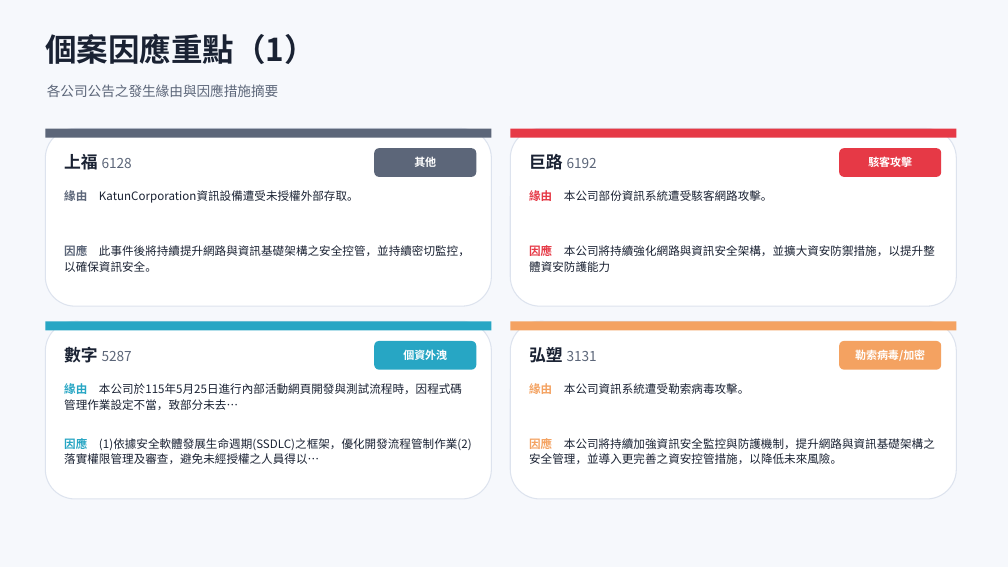
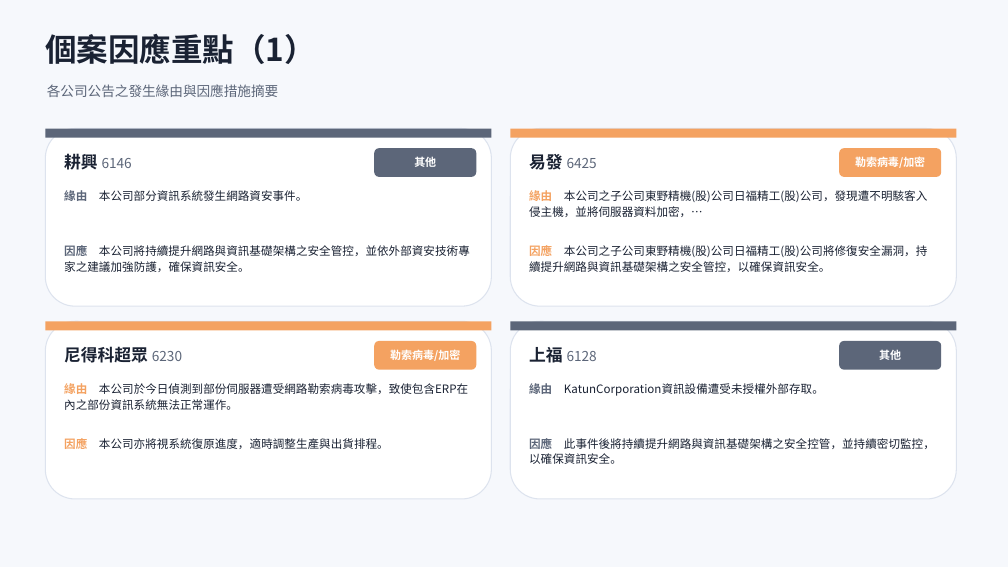
Before and after one commit to Johnnylin77/mops-isec-monitor, a slide deck: slide 6 of 資安事件因應分析.pptx. Drawn at 1008x567 pixels with LibreOffice and Linux fonts; fonts in the diff are those of the drawing. Boxes give left, top, right and bottom in pixels: in the first picture for what was removed or moved away, otherwise in the second. Text is boxed around its words. In the diff, an @@ line names an element or a change of style, - is before the commit and + after.

```diff
--- a/資安事件因應分析.pptx
+++ b/資安事件因應分析.pptx
@@ rectangle at (510,129,957,138): fill #E63946 to #F4A261 @@
@@ rounded rectangle at (839,148,941,177): fill #E63946 to #F4A261 @@
@@ text at (64,151,132,173): text changed @@
-上福 6128
+耕興 6146
@@ text at (529,154,597,170): text changed @@
-巨路 6192
+易發 6425
@@ text at (855,157,925,168): text changed @@
-駭客攻擊
+勒索病毒/加密
@@ text at (64,190,307,201): text changed @@
-緣由 KatunCorporation資訊設備遭受未授權外部存取。
+緣由 本公司部分資訊系統發生網路資安事件。
@@ text at (529,190,927,217): text changed @@
-緣由 本公司部份資訊系統遭受駭客網路攻擊。
+緣由 本公司之子公司東野精機(股)公司日福精工(股)公司，發現遭不明駭客入侵主機，並將伺服器資料加密，…
@@ text at (64,245,470,272): text changed @@
-因應 此事件後將持續提升網路與資訊基礎架構之安全控管，並持續密切監控，以確保資訊安全。
+因應 本公司將持續提升網路與資訊基礎架構之安全管控，並依外部資安技術專家之建議加強防護，確保資訊安全。
@@ text at (529,245,927,272): text changed @@
-因應 本公司將持續強化網路與資訊安全架構，並擴大資安防禦措施，以提升整體資安防護能力
+因應 本公司之子公司東野精機(股)公司日福精工(股)公司將修復安全漏洞，持續提升網路與資訊基礎架構之安全管控，以確保資訊安全。
@@ rectangle at (45,321,492,330): fill #27A6C4 to #F4A261 @@
@@ rectangle at (510,321,957,330): fill #F4A261 to #5C6679 @@
@@ text at (64,347,182,363): text changed; size 13 to 16 pt; text colour #5C6679 to #1A2233; bold on @@
-數字 5287
+尼得科超眾 6230
@@ rounded rectangle at (374,341,476,370): fill #27A6C4 to #F4A261 @@
@@ text at (390,350,460,361): text changed @@
-個資外洩
+勒索病毒/加密
@@ text at (529,347,597,363): text changed @@
-弘塑 3131
+上福 6128
@@ rounded rectangle at (839,341,941,370): fill #F4A261 to #5C6679 @@
@@ text at (879,350,901,360): text changed @@
-勒索病毒/加密
+其他
@@ text at (64,383,468,410): text changed @@
-緣由 本公司於115年5月25日進行內部活動網頁開發與測試流程時，因程式碼管理作業設定不當，致部分未去…
+緣由 本公司於今日偵測到部份伺服器遭受網路勒索病毒攻擊，致使包含ERP在內之部份資訊系統無法正常運作。
@@ text at (529,383,824,396): text changed @@
-緣由 本公司資訊系統遭受勒索病毒攻擊。
+緣由 KatunCorporation資訊設備遭受未授權外部存取。
@@ text at (64,438,389,449): text changed @@
-因應 (1)依據安全軟體發展生命週期(SSDLC)之框架，優化開發流程管制作業(2)落實權限管理及審查，避免未經授權之人員得以…
+因應 本公司亦將視系統復原進度，適時調整生產與出貨排程。
@@ text at (529,438,935,464): text changed @@
-因應 本公司將持續加強資訊安全監控與防護機制，提升網路與資訊基礎架構之安全管理，並導入更完善之資安控管措施，以降低未來風險。
+因應 此事件後將持續提升網路與資訊基礎架構之安全控管，並持續密切監控，以確保資訊安全。
```
Also in this commit, not shown: 5 other slides changed, 2 other files.
